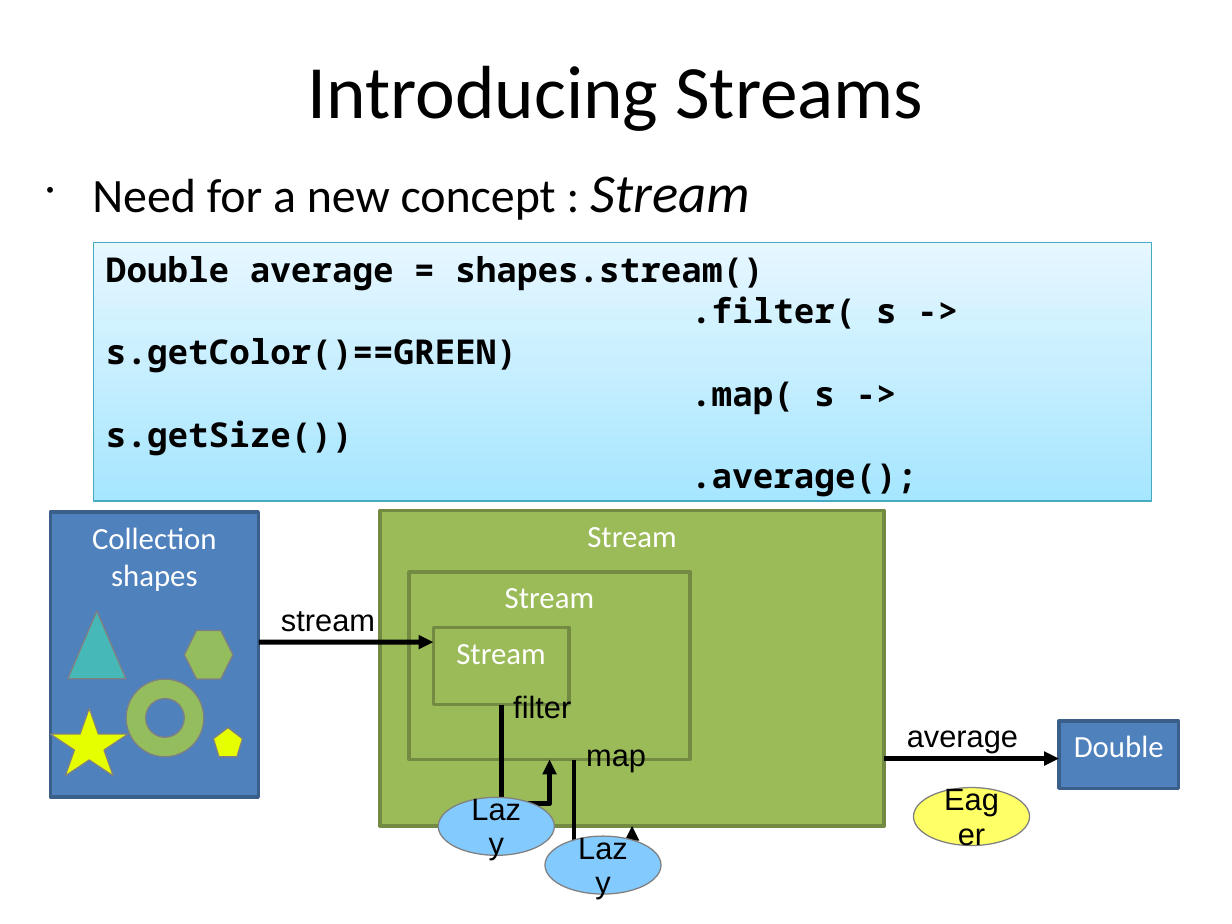
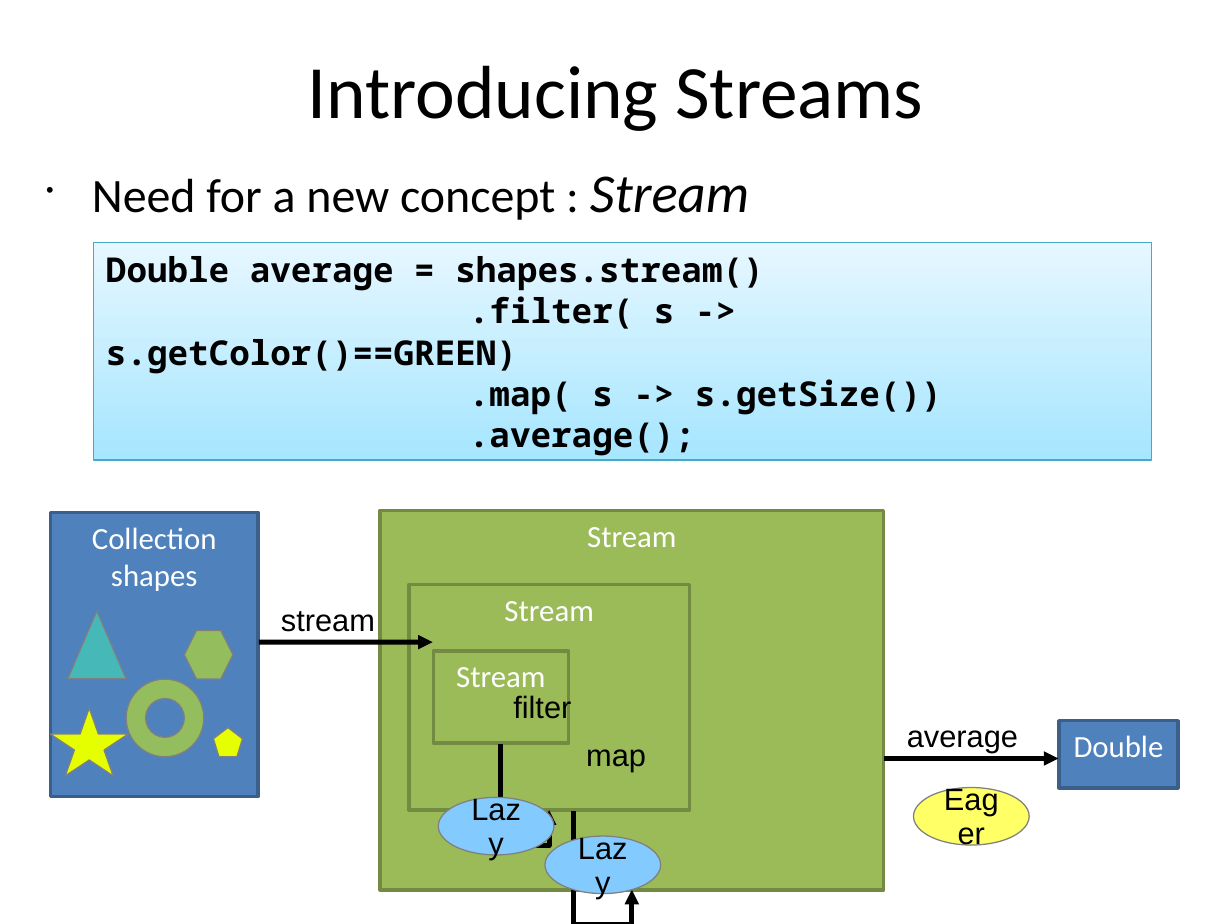
Before and after one commit to kwakeroni/workshops, a slide deck: slide 31 of workshop-java8.ppt. Drawn at 1232x924 pixels with LibreOffice and Linux fonts; fonts in the diff are those of the drawing. Boxes give left, top, right and bottom in pixels: in the first picture for what was removed or moved away, otherwise in the second. Text is boxed around its words. In the diff, an @@ line names an element or a change of style, - is before the commit and + after.

```diff
--- a/workshop-java8.ppt
+++ b/workshop-java8.ppt
@@ text "Need for a new concept ..." at <box>92,176,749,220</box>: indent changed @@
@@ rectangle "Double average = shapes.stream()": place and size @@
-rectangle "Double average = shapes.stream()" at <box>94,243,1151,501</box>
+rectangle "Double average = shapes.stream()" at <box>94,243,1151,461</box>
@@ rectangle "Stream": place and size @@
-rectangle "Stream" at <box>381,510,885,825</box>
+rectangle "Stream" at <box>381,510,885,890</box>
@@ rectangle "Stream": place and size @@
-rectangle "Stream" at <box>409,572,690,759</box>
+rectangle "Stream" at <box>409,584,690,809</box>
@@ rectangle "Stream": place and size @@
-rectangle "Stream" at <box>434,627,569,705</box>
+rectangle "Stream" at <box>434,650,569,743</box>
@@ text "filter" rewrapped from <box>513,694,571,719</box> to <box>513,694,571,724</box> @@
@@ elbow arrow moved from (501, 705) - (549, 760) to (501, 744) - (549, 811) @@
@@ elbow arrow moved from (574, 760) - (632, 825) to (574, 811) - (632, 890) @@
```
Also in this commit, not shown: 33 other slides changed, 10 slides added, 14 other files.
